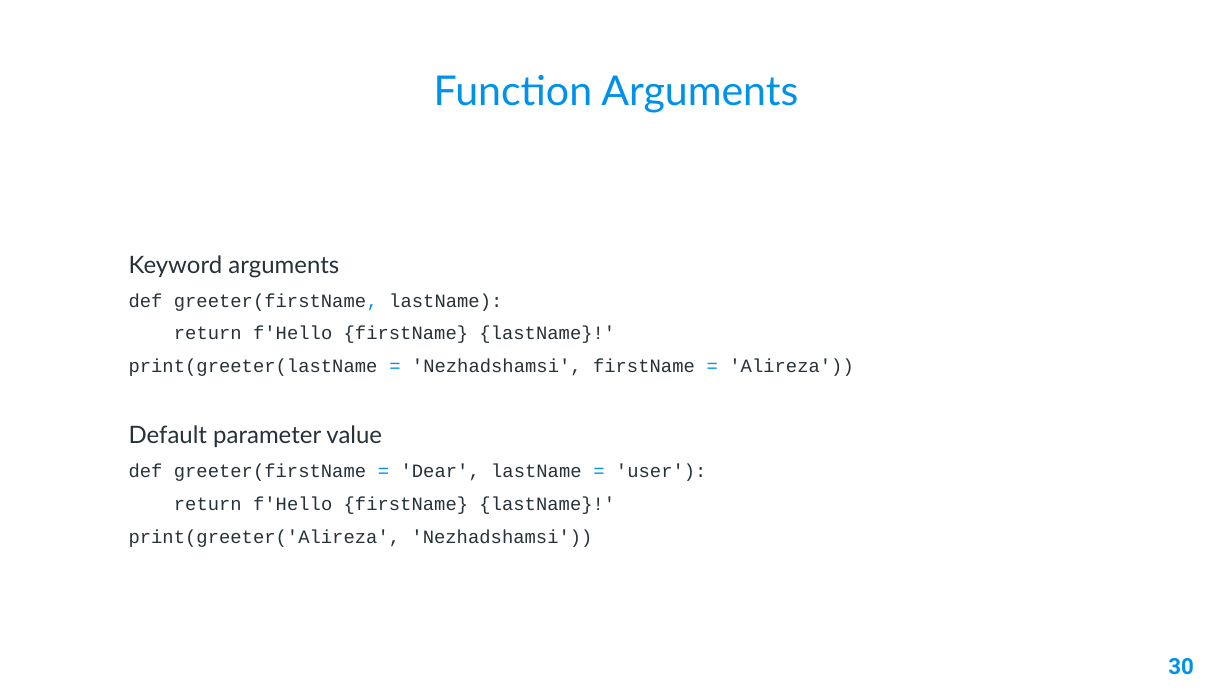
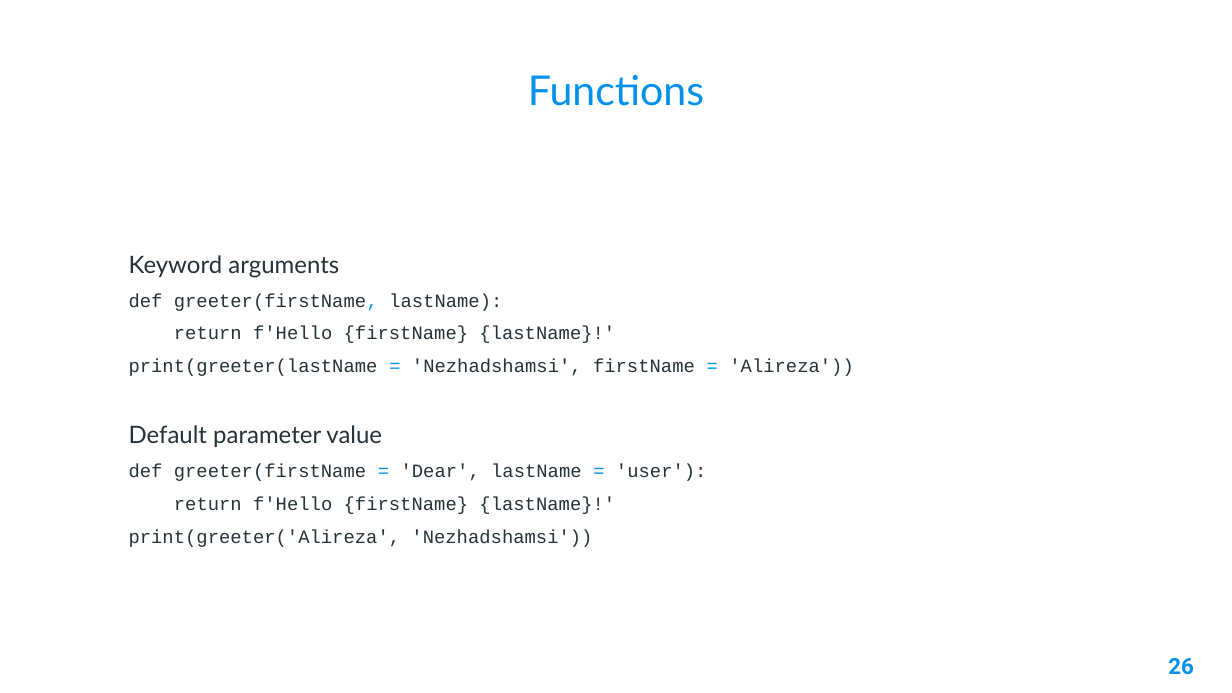
Before and after one commit to AleeRezaa/learn-python, a slide deck: slide 26 of 1 Python Basics.pptx (slide 30 before the commit). Drawn at 1232x693 pixels with LibreOffice and Linux fonts; fonts in the diff are those of the drawing; background and template pictures are left out. Boxes give left, top, right and bottom in pixels: in the first picture for what was removed or moved away, otherwise in the second. Text is boxed around its words. In the diff, an @@ line names an element or a change of style, - is before the commit and + after.

```diff
--- a/1 Python Basics.pptx
+++ b/1 Python Basics.pptx
@@ title at [528, 75, 704, 106]: text changed @@
-Function Arguments
+Functions
@@ page number at [1168, 658, 1193, 675]: text changed @@
-30
+26
```
Also in this commit, not shown: 5 other slides changed, 1 slide removed, 1 other file.
